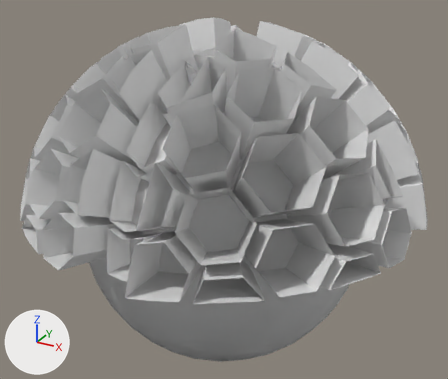
An edit to the FBX model environment-13/environment-13.fbx, drawn before and after from the same camera.
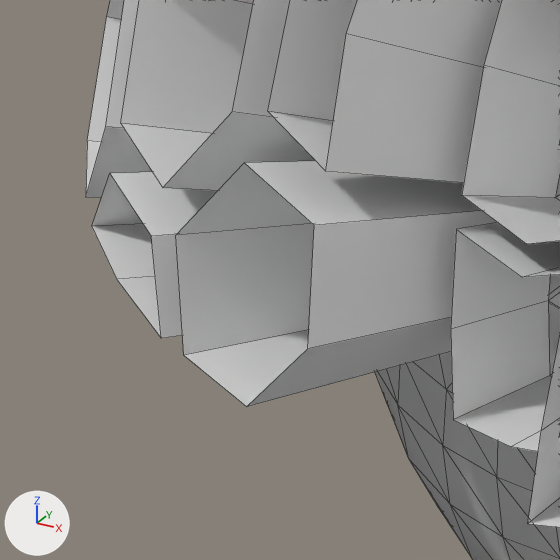
The first picture shows the older version from a 50 mm lens placed at (19.4, -35.3, 19.9), pointed at (0.0, 0.1, 2.2). The close-ups show both versions on the part from 0% to 30% of the width and 46% to 81% of the height of that picture; other places that the commit changed are outside them. The axes (+X, +Y, +Z) are drawn at lower left. The lights are the same throughout. The close-ups show mesh edges as thin lines. Where no turn or scale is listed for an object, it has been applied to the vertices.

In view in the first close-up: 'Sphere', 'path_1_structure_4', 'pattern_1_structure', 'pattern_1_structure_2'.
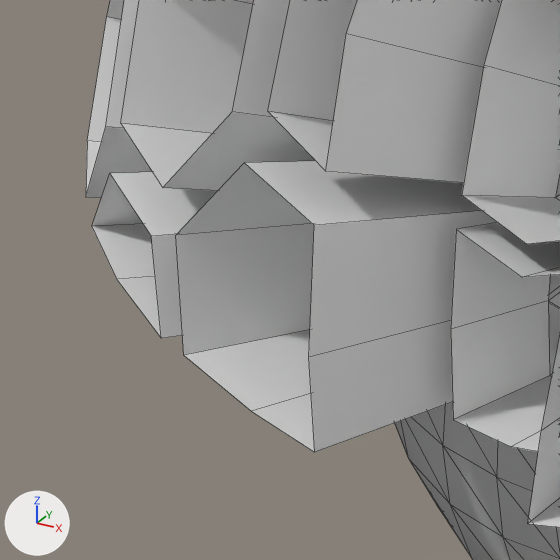
Pixel boxes (x1, y1, x2, y2) of what changed, in the close-ups (560 x 560 px; the box of a moved part takes in the faces that stretch with it):
'pattern_1_structure_2', reshaped
    before: (86, 0, 502, 407)
    after: (86, 0, 502, 452)
part 1 of me_mesh_023, moved or reshaped
    before: (184, 211, 497, 407)
    after: (184, 211, 497, 452)

Diff of the bpy script that builds the scene:
```diff
--- a/environment-13/environment-13.fbx.py
+++ b/environment-13/environment-13.fbx.py
@@ me_mesh_023 @@
 me_mesh_023.from_pydata(...)  # 230 vertices, 186 faces; spans x -13.77..-0.99, y -13.53..-0.99, z 0.99..13.77
 # used by ob_pattern_1_structure_2; location = (0.0, 0.0, 0.0)
 # verts and faces of me_mesh_023; kept vertices keep their numbers, new ones are numbered from 230
 # before: 63 (-2.15, -9.69, 1.18), 64 (-1.1, -9.87, 1.1), 66 (-1.18, -9.69, 2.15), 172 (-3.07, -13.53, 1.86) at pixel (246, 406), 174 (-1.86, -13.53, 3.07) at pixel (307, 348)
+# me_mesh_023 part 1
+delete_faces([(63, 64, 66), (63, 66, 174, 172)])
+verts[172] = (-2.96, -13.55, 1.84)  # moved, pixel (251, 411)
+verts[174] = (-1.84, -13.55, 2.96)  # moved, pixel (308, 357)
+verts[230] = (-1.71, -13.77, 1.71)  # pixel (314, 452)
+faces += [(63, 64, 230, 172), (64, 66, 174, 230)]
```
